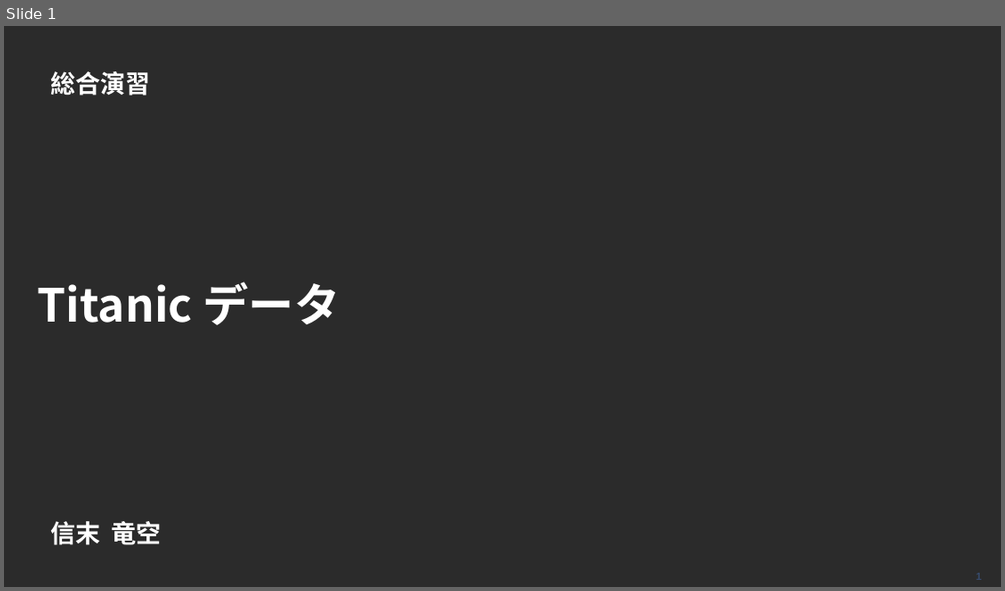
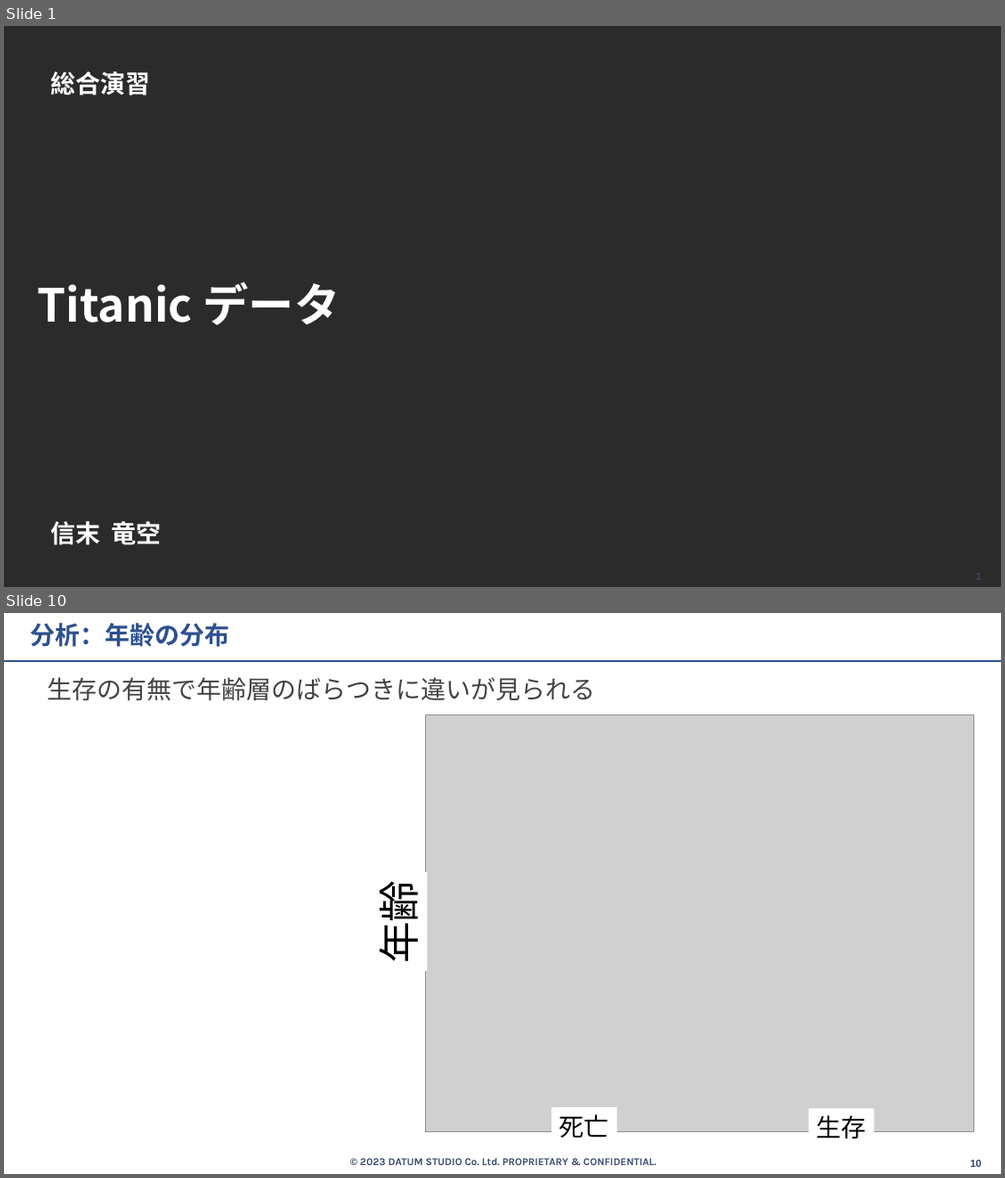
Before and after one commit to beuxor/ensyu_integrated, a slide deck: slides/NOBUSUE_Ryuku_Titanic.pptx. Shown one above the other, each under a label of ours: slide 1 before the commit, slides 1 and 10 after it; the slides between them are not shown. The pictures are 1005x591 and 1005x1178 pixels, drawn with LibreOffice and Linux fonts; fonts in the diff are those of the drawing; grey boxes stand for pictures; background and template pictures are left out; a plain dark background stands for a picture behind light text. Boxes give left, top, right and bottom in pixels: in the first picture for what was removed or moved away, otherwise in the second. Text is boxed around its words. In the diff, an @@ line names an element or a change of style, - is before the commit and + after.

```diff
--- a/slides/NOBUSUE_Ryuku_Titanic.pptx
+++ b/slides/NOBUSUE_Ryuku_Titanic.pptx
@@ slide 10 added at [4, 613, 1001, 1174], background #FFFFFF; not listed: 1 template element that a slide beside it also shows @@
@@ title added at [30, 623, 229, 647], 24 pt, text #2D508F, bold @@
+分析：年齢の分布
@@ line added from (4, 661) to (1001, 661), #2D508F 1 pt @@
@@ text added at [47, 677, 595, 701], 24 pt, text #434343 @@
+生存の有無で年齢層のばらつきに違いが見られる
@@ group added at [369, 715, 974, 1145]: 3 rectangles, 1 picture @@
+生存
+死亡
+年齢
@@ text added at [360, 1158, 656, 1165], 10 pt, text #374B6D, bold @@
+© 2023 DATUM STUDIO Co. Ltd. PROPRIETARY & CONFIDENTIAL.
```
Also in this commit, not shown: 3 slides changed, 19 other slides added, 12 slides removed, 4 other files.
